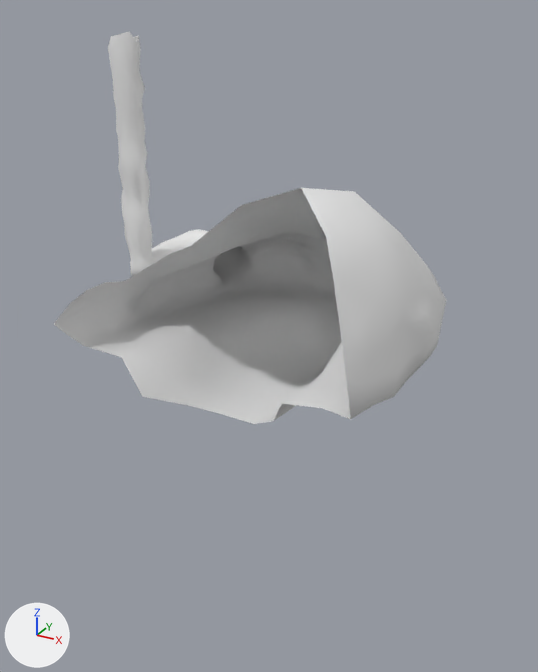
An edit to the OBJ model Assets/Terrain/cave.obj, drawn before and after from the same camera.
Both versions are drawn from a camera (50 mm lens) standing at (27.2, -34.1, 15.1) and looking at (12.9, -8.1, 2.1). Every picture has the same lights, and +X, +Y and +Z are marked at lower left. Where no turn or scale is listed for an object, it has been applied to the vertices. Vertices at the same position are counted once.

Before the edit, the objects in view are built like this:
```python
me_plane = bpy.data.meshes.new('Plane')
me_plane.from_pydata(...)  # 532 vertices, 1034 faces; spans x -1.2..18.8, y -10.3..6.0, z -3.8..14.0
me_plane.materials.append(mat_none)  # white #e7e7e7
ob_plane = bpy.data.objects.new('Plane', me_plane)
ob_plane.location = (0.0, 0.0, 0.0)
```
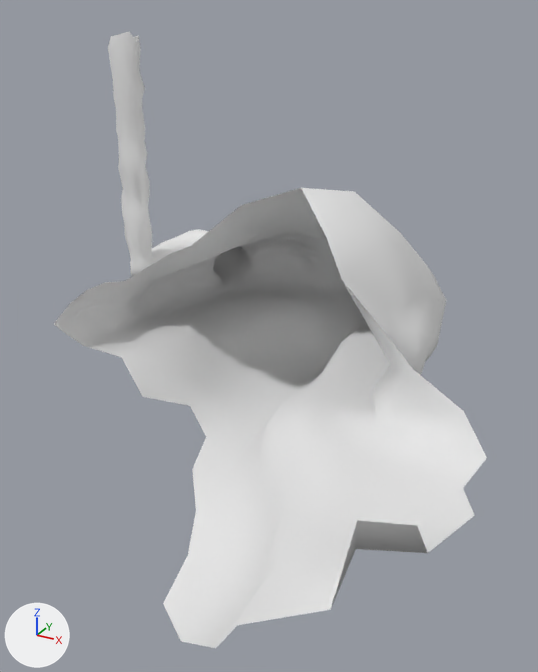
Changed parts and their boxes (x1, y1, x2, y2) in the pictures (538 x 672 px):
'Plane', reshaped (10% wider, 57% taller)
    before: (54, 32, 447, 424)
    after: (54, 32, 487, 648)
part 1 of me_plane, built on
    before: (223, 237, 439, 424)
    after: (163, 237, 487, 648)

Patch to the scene script:
```diff
--- a/Assets/Terrain/cave.obj.py
+++ b/Assets/Terrain/cave.obj.py
@@ me_plane @@
 # used by ob_plane; location = (0.0, 0.0, 0.0)
-me_plane.from_pydata(...)  # 532 vertices, 1034 faces; spans x -1.2..18.8, y -10.3..6.0, z -3.8..14.0
+me_plane.from_pydata(...)  # 573 vertices, 1106 faces; spans x -1.2..23.5, y -21.2..6.0, z -4.1..14.0
+# me_plane part 1
+# 2 vertices are removed from x 17.0..17.4, y -9.3..-9.1, z -0.2..1.1
+# 5 faces are deleted
+# 4 vertices in x 17.5..18.1, y -6.9..-5.7, z 0.6..1.9 move by (1.0, 0.0, 0.0)
+# 3 vertices in x 11.4..18.4, y -7.8..-2.2, z -3.4..0.4 move by (0.2, 0.0, 0.0)
+# 13 vertices move from x 15.7..18.5, y -8.9..-3.2, z 0.7..4.9 to x 16.2..19.1, y -8.9..-3.2, z 0.7..5.2
+# 43 vertices are added at x 9.8..23.5, y -21.2..-8.6, z -4.1..4.3
+# 77 new faces join them
 me_plane.materials.append(mat_none)
```
